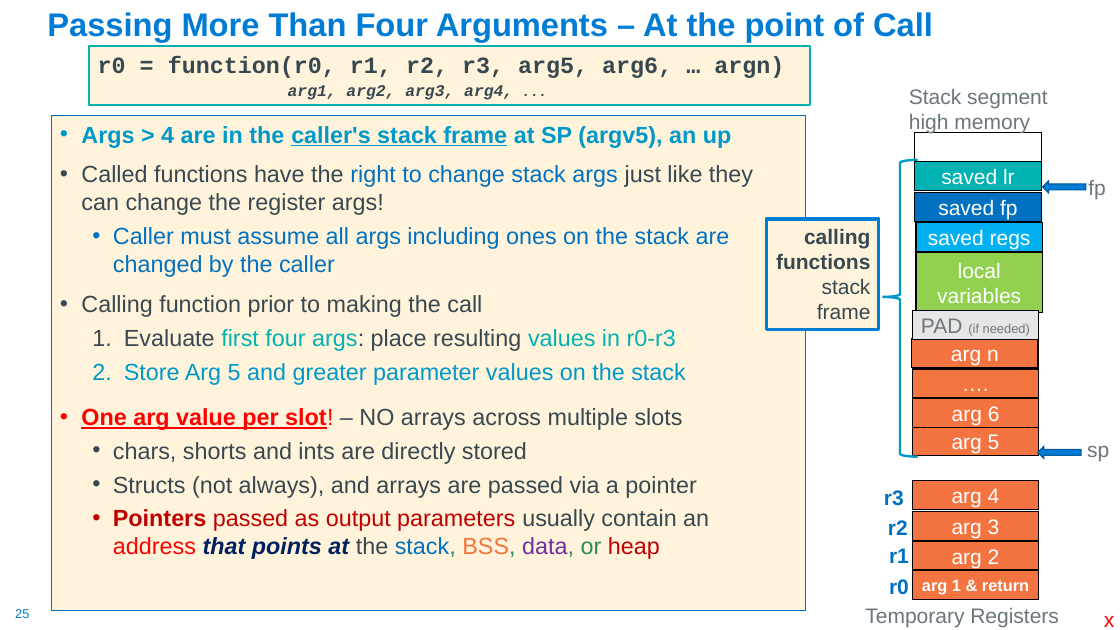
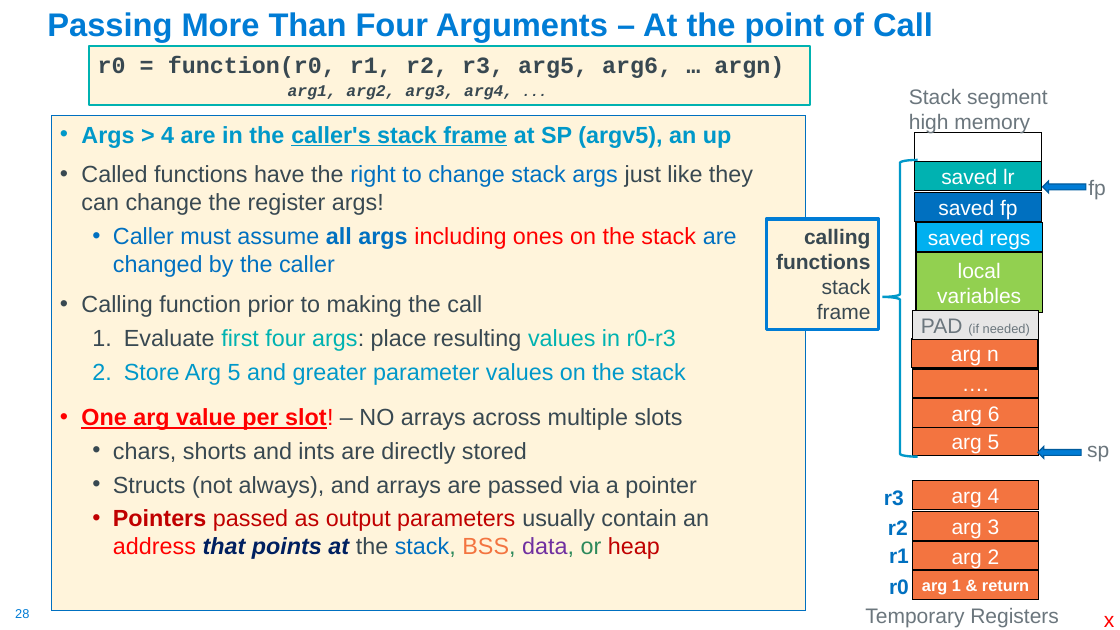
Before and after one commit to cse30-fa22/Muller_CSE30_Lecture_Slides, a slide deck: slide 28 of 10_Assm_Part5.pptx (slide 25 before the commit). Drawn at 1120x630 pixels with LibreOffice and Linux fonts; fonts in the diff are those of the drawing. Boxes give left, top, right and bottom in pixels: in the first picture for what was removed or moved away, otherwise in the second. Text is boxed around its words. In the diff, an @@ line names an element or a change of style, - is before the commit and + after.

```diff
--- a/10_Assm_Part5.pptx
+++ b/10_Assm_Part5.pptx
@@ text at [113, 227, 737, 277]: text colour #0070C0 to #FF0000 in "including ones on the stack"; bold on in "all args" @@
@@ page number at [15, 609, 29, 618]: text changed @@
-25
+28
```
Also in this commit, not shown: 4 other slides changed, 3 slides added, 1 other file.
